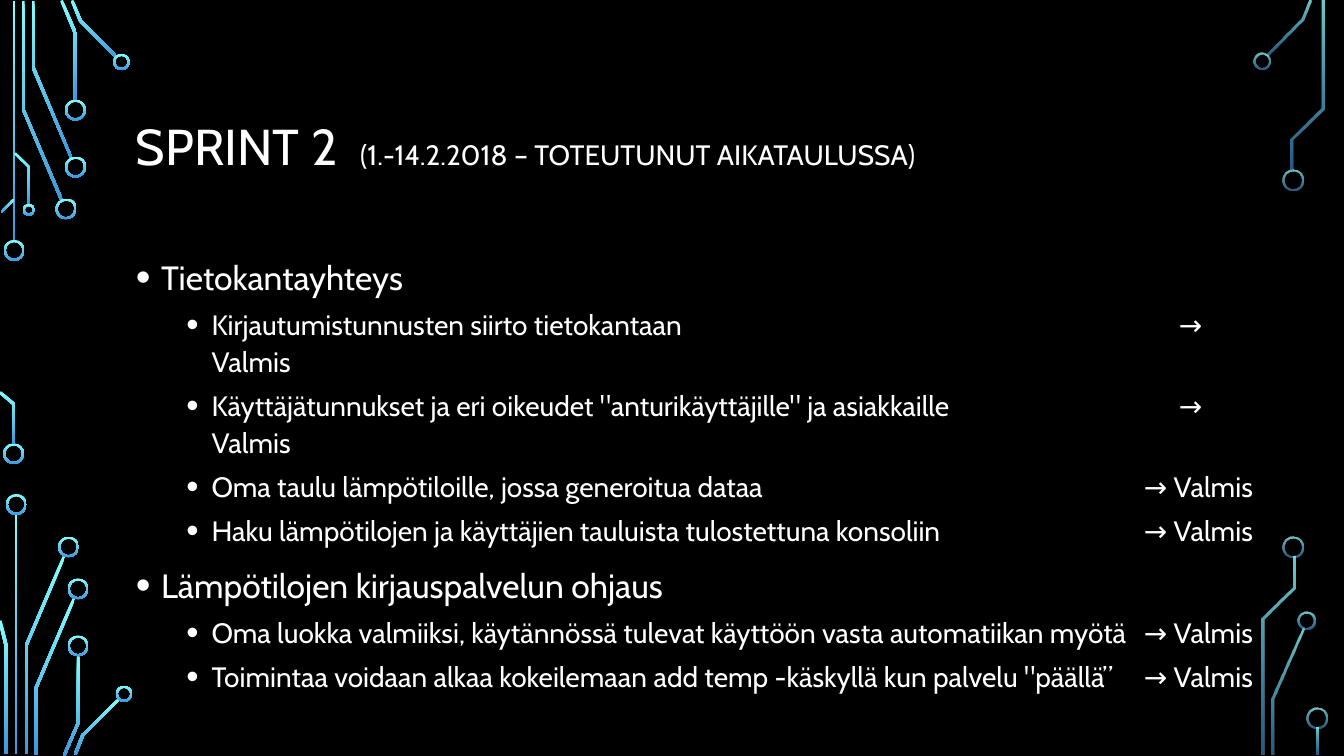
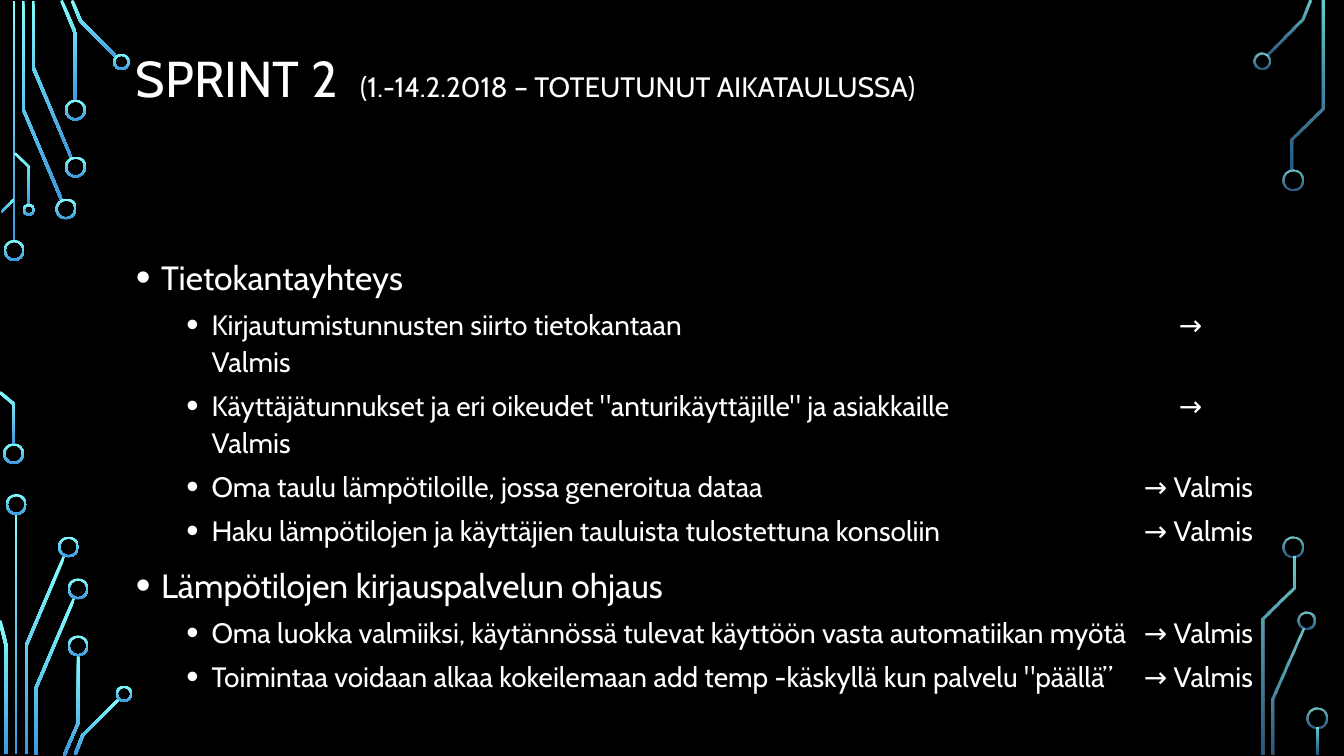
Before and after one commit to tempsens/java, a slide deck: slide 5 of java/DOCS/Ryhmä 9 - Lämpötilaseuranta v4.pptx (slide 4 before the commit). Drawn at 1344x756 pixels with LibreOffice and Linux fonts; fonts in the diff are those of the drawing; background and template pictures are left out. Boxes give left, top, right and bottom in pixels: in the first picture for what was removed or moved away, otherwise in the second. Text is boxed around its words. In the diff, an @@ line names an element or a change of style, - is before the commit and + after.

```diff
--- a/java/DOCS/Ryhmä 9 - Lämpötilaseuranta v4.pptx
+++ b/java/DOCS/Ryhmä 9 - Lämpötilaseuranta v4.pptx
@@ title "SPRINT 2 (1.-14.2.2018 – TOTEUTUNUT ...": place and size @@
-title "SPRINT 2 (1.-14.2.2018 – TOTEUTUNUT ..." at [136, 129, 915, 169]
+title "SPRINT 2 (1.-14.2.2018 – TOTEUTUNUT ..." at [136, 61, 915, 101]
```
Also in this commit, not shown: 3 other slides changed, 3 slides added, 39 other files.
